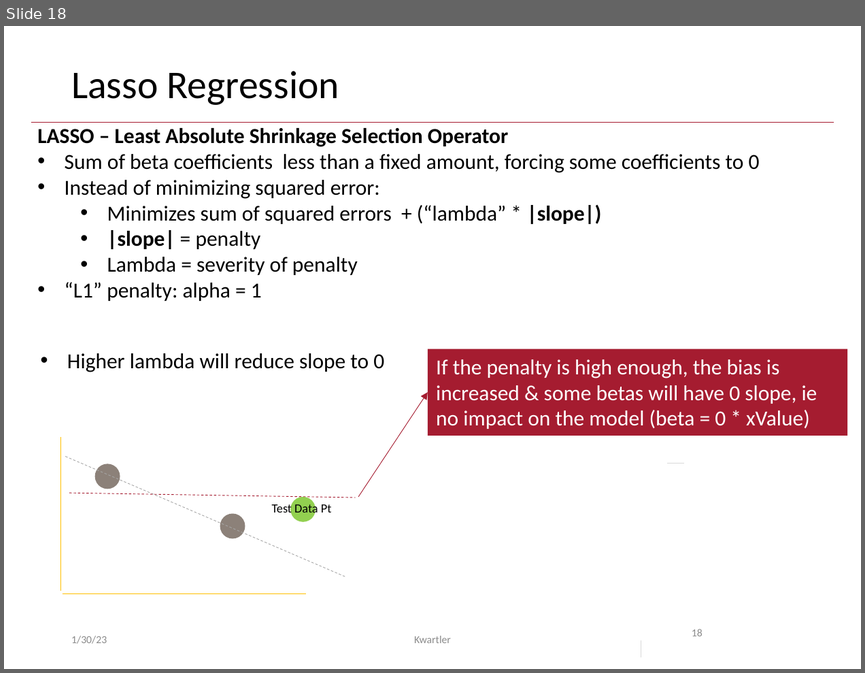
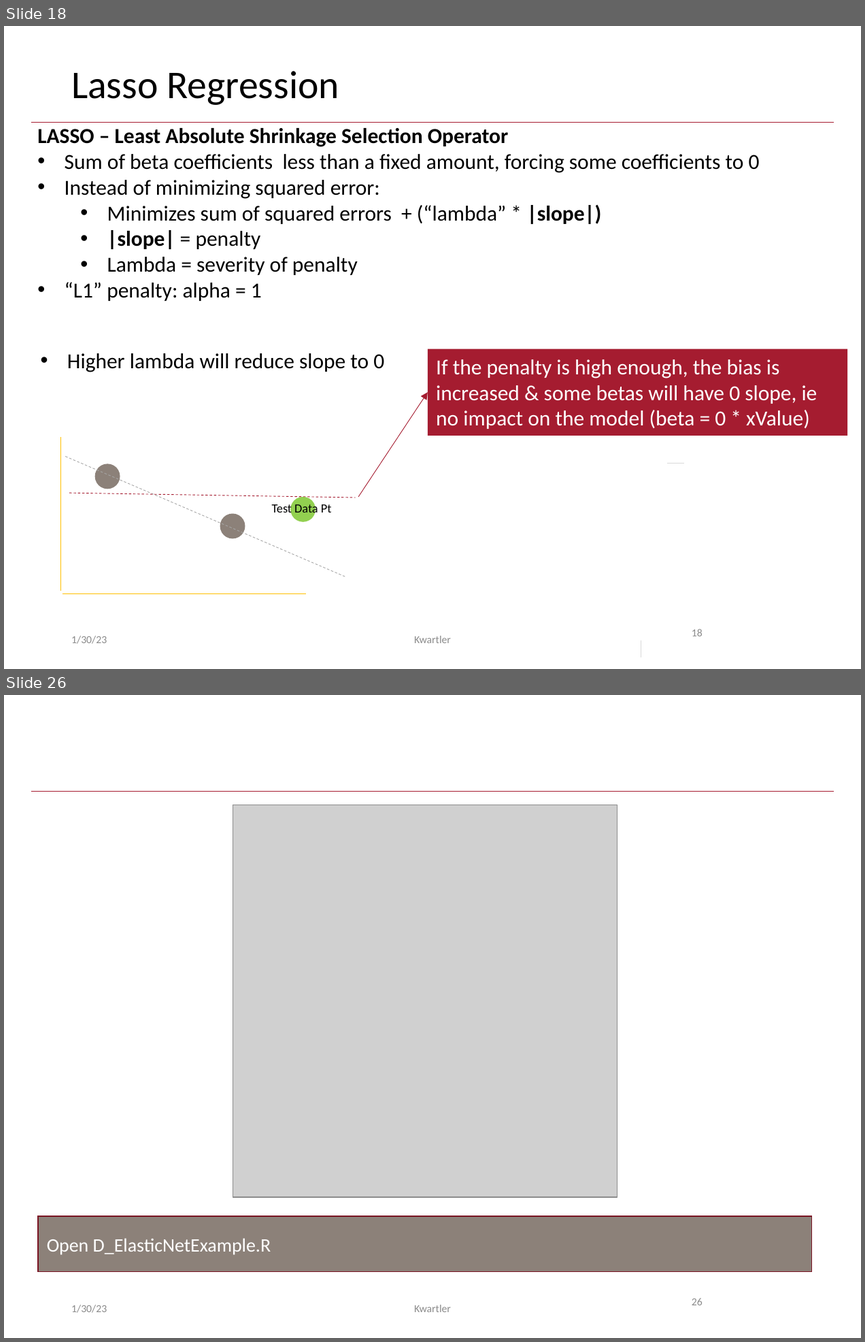
Before and after one commit to kwartler/Odum_Feb_23, a slide deck: lessons/Feb10/Class3C_document_classification.pptx. Shown one above the other, each under a label of ours: slide 18 before the commit, slides 18 and 26 after it; the slides between them are not shown. The pictures are 865x673 and 865x1342 pixels, drawn with LibreOffice and Linux fonts; fonts in the diff are those of the drawing; grey boxes stand for pictures. Boxes give left, top, right and bottom in pixels: in the first picture for what was removed or moved away, otherwise in the second. Text is boxed around its words. In the diff, an @@ line names an element or a change of style, - is before the commit and + after.

```diff
--- a/lessons/Feb10/Class3C_document_classification.pptx
+++ b/lessons/Feb10/Class3C_document_classification.pptx
@@ slide 26 added at <box>4,695,861,1338</box>, background #FFFFFF; not listed: 1 template element that a slide beside it also shows @@
@@ picture added at <box>232,804,617,1197</box> @@
@@ rectangle added at <box>38,1216,812,1271</box>, fill #8C8179, outline #7A1524 1 pt, 16 pt, text #FFFFFF @@
+Open D_ElasticNetExample.R
@@ text added at <box>71,1304,107,1312</box>, 9 pt, text #8C8C8C @@
+1/30/23
@@ text added at <box>414,1304,451,1312</box>, 9 pt, text #8C8C8C @@
+Kwartler
@@ page number added at <box>691,1297,702,1305</box>, 9 pt, text #8C8C8C @@
+26
```
Also in this commit, not shown: 1 slide changed, 6 other slides added, 5 other files.
